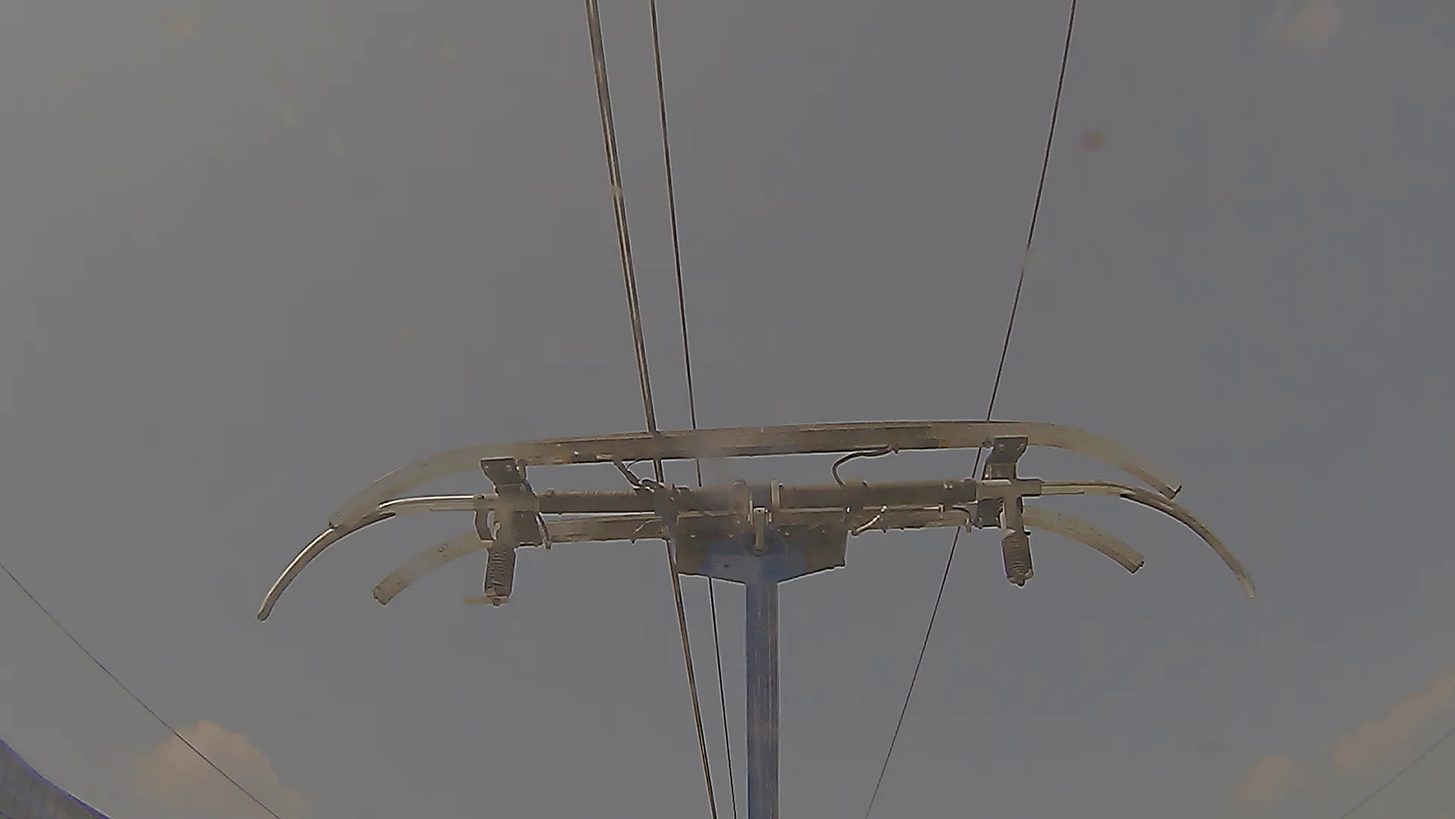
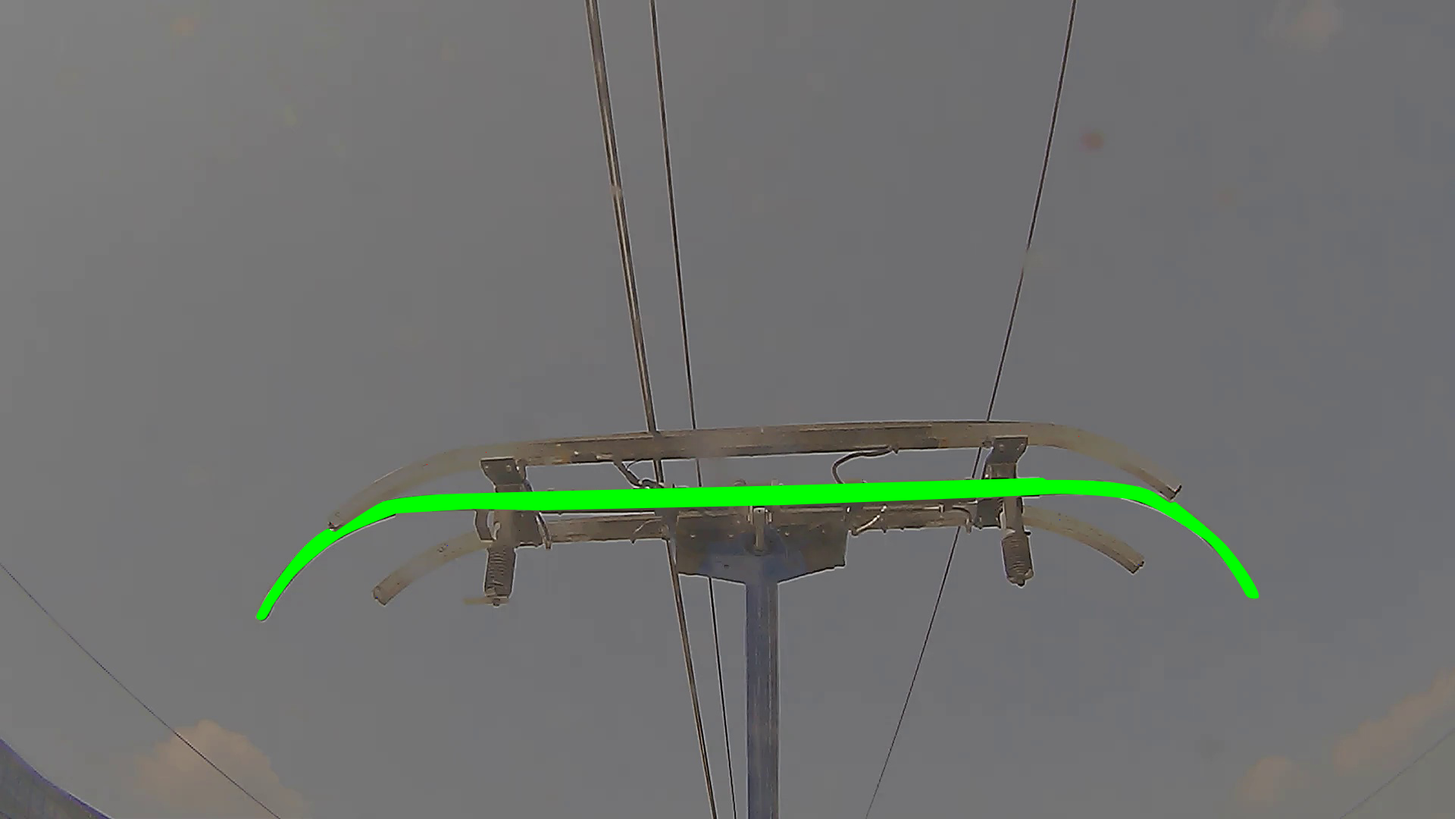
Comparing the layer stacks of the two 1455 x 819 images. Changes:
showed "mask" (2nd of 3, in "middle_bar") over [256, 477, 1260, 621]
